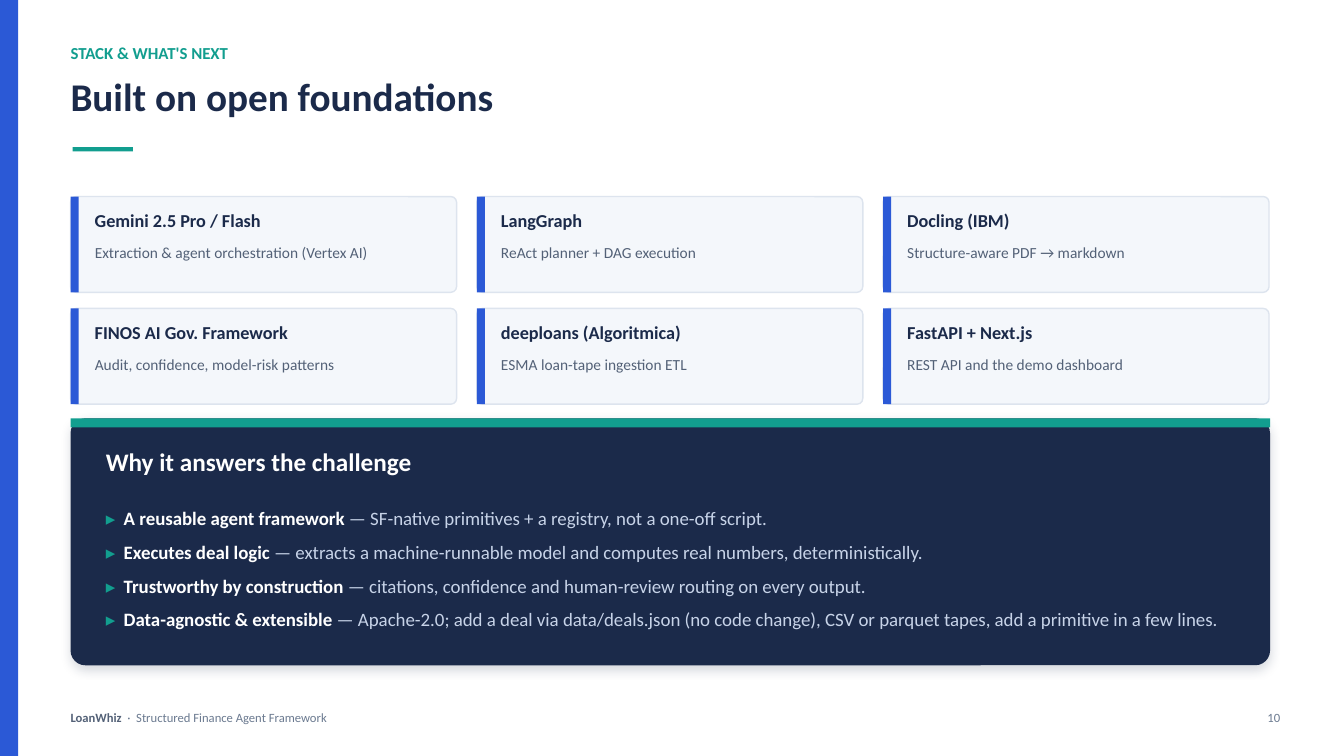
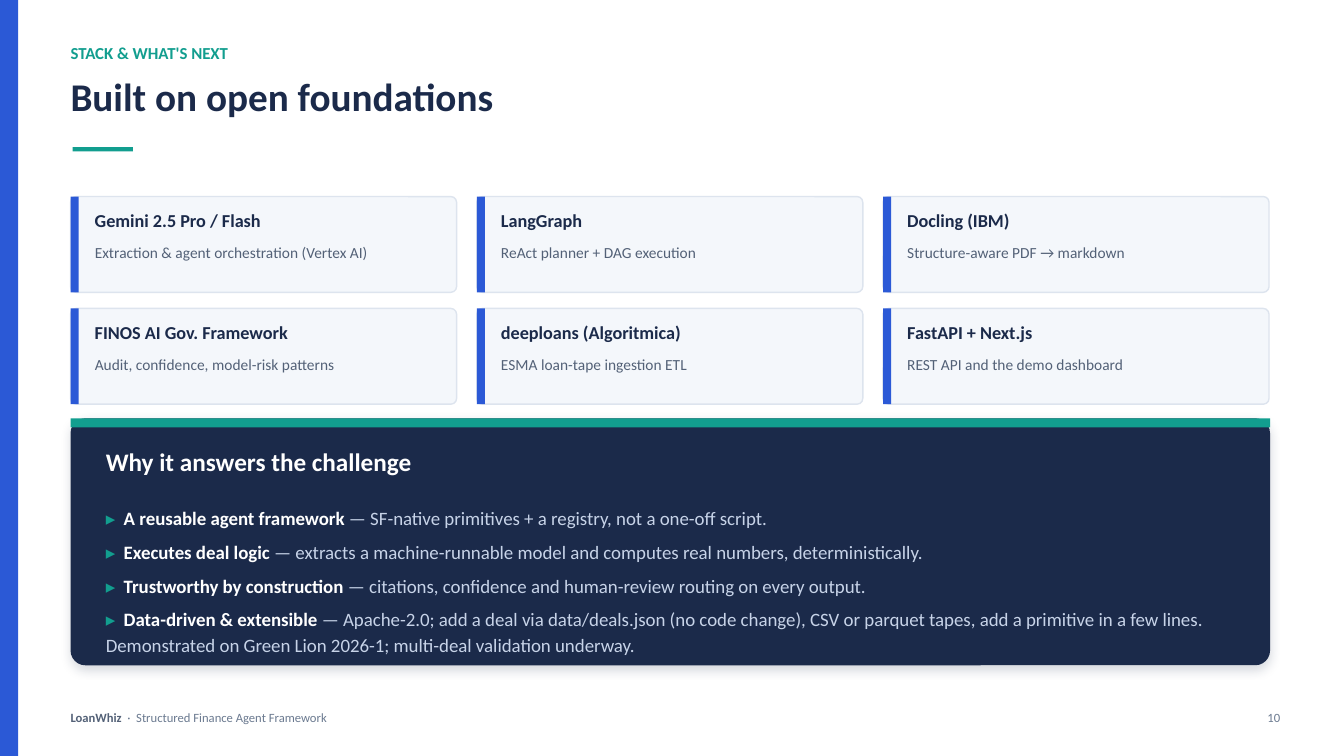
Before and after one commit to waafirio/loanwhiz, a slide deck: slide 10 of presentation/LoanWhiz-Presentation.pptx. Drawn at 1344x756 pixels with LibreOffice and Linux fonts; fonts in the diff are those of the drawing. Boxes give left, top, right and bottom in pixels: in the first picture for what was removed or moved away, otherwise in the second. Text is boxed around its words. In the diff, an @@ line names an element or a change of style, - is before the commit and + after.

```diff
--- a/presentation/LoanWhiz-Presentation.pptx
+++ b/presentation/LoanWhiz-Presentation.pptx
@@ text at <box>106,612,1203,655</box>: text changed @@
-▸ Data-agnostic & extensible — Apache-2.0; add a deal via data/deals.json (no code change), CSV or parquet tapes, add a primitive in a few lines.
+▸ Data-driven & extensible — Apache-2.0; add a deal via data/deals.json (no code change), CSV or parquet tapes, add a primitive in a few lines. Demonstrated on Green Lion 2026-1; multi-deal validation underway.
```
Also in this commit, not shown: 4 other slides changed, 6 other files.
